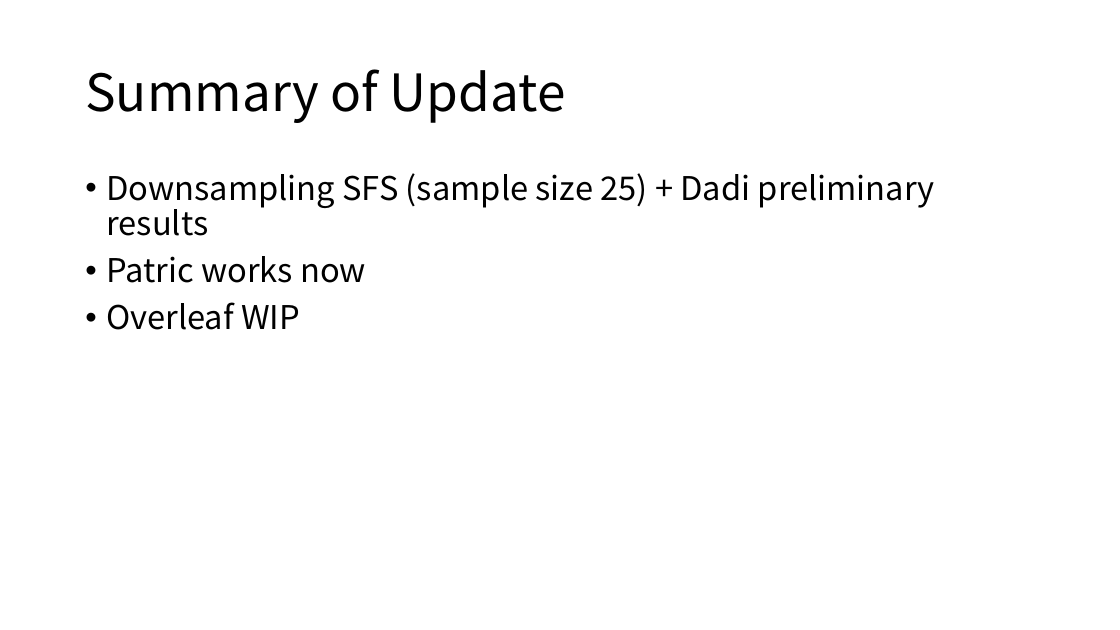
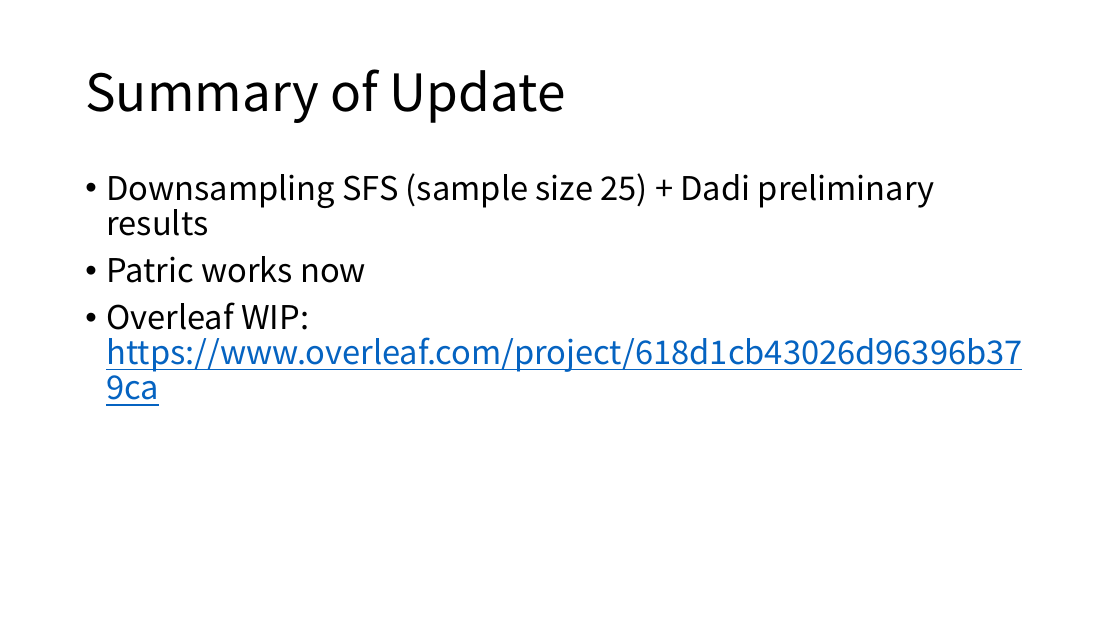
Before and after one commit to jon-mah/demo_for_ccgb, a slide deck: slide 2 of Summary/20220624_microbiome_demographic_slides.pptx. Drawn at 1120x630 pixels with LibreOffice and Linux fonts; fonts in the diff are those of the drawing. Boxes give left, top, right and bottom in pixels: in the first picture for what was removed or moved away, otherwise in the second. Text is boxed around its words. In the diff, an @@ line names an element or a change of style, - is before the commit and + after.

```diff
--- a/Summary/20220624_microbiome_demographic_slides.pptx
+++ b/Summary/20220624_microbiome_demographic_slides.pptx
@@ text at [106, 302, 1022, 372]: text changed; text colour #000000 to #0563C1 @@
-• Overleaf WIP
+• Overleaf WIP: https://www.overleaf.com/project/618d1cb43026d96396b379ca
```
Also in this commit, not shown: 2 other slides changed, 3 slides added, 7 other files.
